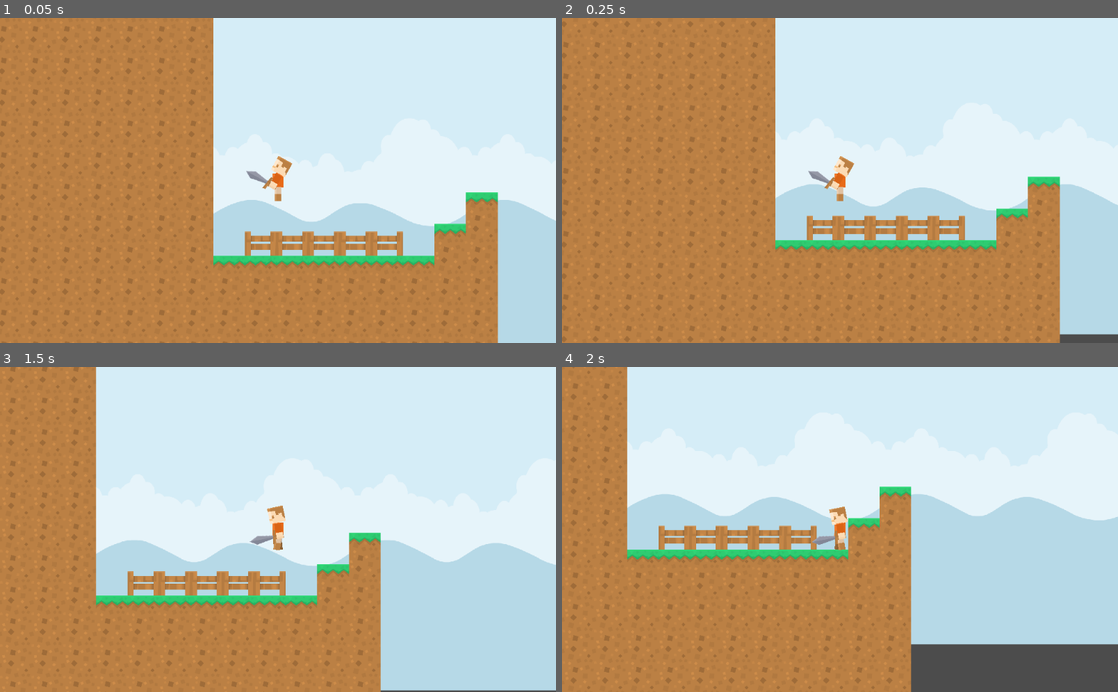
Above: before the commit, frames 1-4 (two rows, left to right).
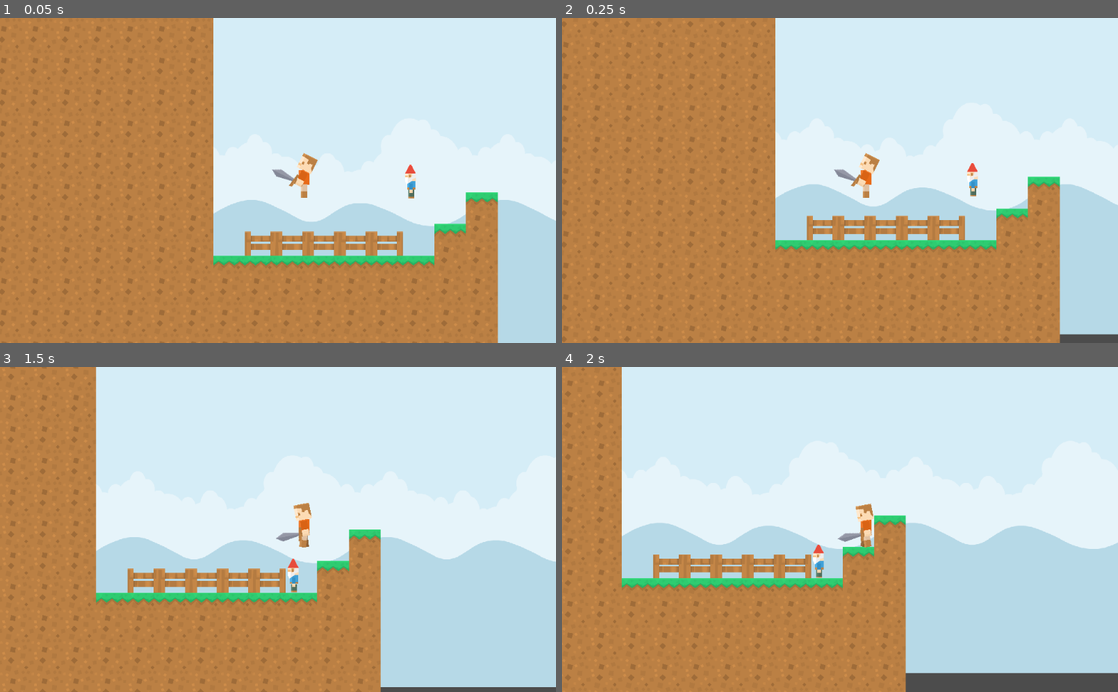
Above: after the commit, the same moments.

Repository: Kiel97/kenney-game-jam-2020
Game: Godot game, scene res://World.tscn
Same seed, same stepped clock (60 frames per second), same inputs: the game is played once before the commit and once after it.
Inputs (mouse positions are in pixels of both pictures, inside the frame that each line leads up to):
- Up to frame 1 (0.05 s): no input
- Up to frame 2 (0.25 s): no input
- Up to frame 3 (1.5 s): move the mouse to (400, 513) at 0.52 s; press the mouse at (400, 513) at 0.53 s; hold D (right) from 0.53 s (still down); tap Up (jump) at 0.77 s; move the mouse to (166, 545) at 1.27 s; release the mouse at (166, 545) at 1.28 s; tap E (interact) at 1.35 s
- Up to frame 4 (2 s): keep holding D (right); tap Up (jump) at 1.52 s

The runs differ from the first frame. In frame 1, 0.9% of the frame differs, in the area x 44-75%, y 41-57%; in frame 2, 0.9%; in frame 3, 5.4%; in frame 4, 20%, in the area x 0-100%, y 0-100%.

Commit message:
Update World.tscn for Gnome object

Diff:
--- a/World.tscn
+++ b/World.tscn
@@ -1,10 +1,11 @@
-[gd_scene load_steps=9 format=2]
+[gd_scene load_steps=10 format=2]
 
 [ext_resource path="res://images/voxelpack/dirt_grass.png" type="Texture" id=1]
 [ext_resource path="res://Player.tscn" type="PackedScene" id=2]
 [ext_resource path="res://images/voxelpack/fence_wood.png" type="Texture" id=3]
 [ext_resource path="res://images/voxelpack/dirt.png" type="Texture" id=4]
 [ext_resource path="res://images/backgrounds/uncolored_plain.png" type="Texture" id=5]
+[ext_resource path="res://Gnome.tscn" type="PackedScene" id=6]
 
 [sub_resource type="ConvexPolygonShape2D" id=1]
 points = PoolVector2Array( 128, 128, 0, 128, 0, 0, 128, 0 )
@@ -85,13 +86,17 @@
 tile_set = SubResource( 3 )
 cell_size = Vector2( 128, 128 )
 collision_layer = 2
-collision_mask = 0
+collision_mask = 5
 format = 1
 tile_data = PoolIntArray( -327689, 1, 0, -327688, 1, 0, -327687, 1, 0, -327686, 1, 0, -327685, 1, 0, -327684, 1, 0, -32 …(3367 unchanged characters)…
 
+[node name="Gnome" parent="." instance=ExtResource( 6 )]
+position = Vector2( 798.245, 81.9627 )
+
 [node name="Player" parent="." instance=ExtResource( 2 )]
-position = Vector2( 260.893, 75.8936 )
+position = Vector2( 366.344, 64.1095 )
 
 [node name="Camera2D" type="Camera2D" parent="Player"]
+position = Vector2( -105.451, 11.7841 )
 current = true
 zoom = Vector2( 2.2, 2.2 )
